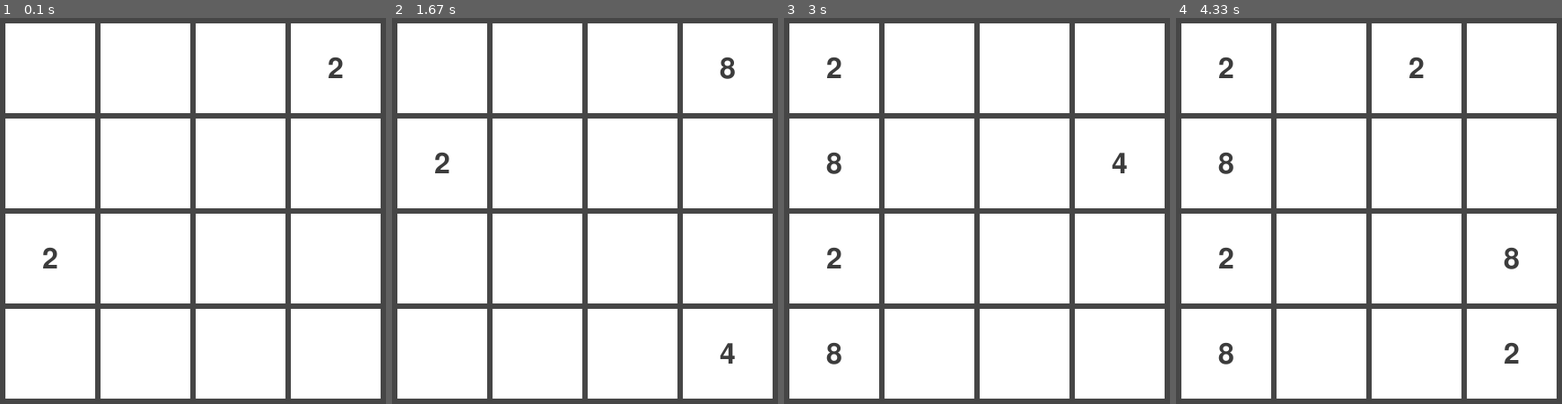
Above: before the commit, frames 1-4 (left to right).
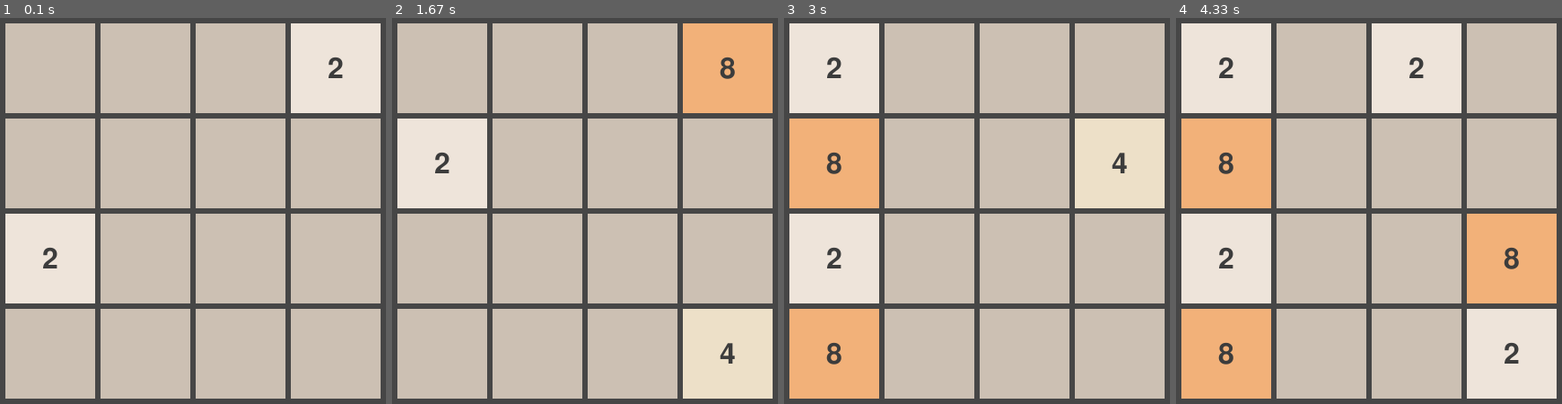
Above: after the commit, the same moments.

Repository: majamin/pygame-2048
Game: pygame game, started from main.py
Same seed, same stepped clock (60 frames per second), same inputs: the game is played once before the commit and once after it.
Inputs:
- Up to frame 1 (0.1 s): no input
- Up to frame 2 (1.67 s): hold Right 0.33-0.8 s; hold Up 0.83-1.13 s; hold Right 1.17-1.63 s
- Up to frame 3 (3 s): hold Left 1.67-2.2 s; hold Down 2.23-2.53 s; hold Left 2.57-2.97 s
- Up to frame 4 (4.33 s): hold Up 3-3.37 s; hold Down 3.4-4.03 s; hold Down from 4.07 s (still down)

The runs differ from the first frame. In frame 1, 86% of the frame differs, in the area x 1-99%, y 1-99%; in frame 2, 86%; in frame 3, 86%; in frame 4, 86%.

Commit message:
improve the colors

Diff:
--- a/main.py
+++ b/main.py
@@ -29,23 +29,18 @@
 
 # Colors for each tile
 COLORS = {
-    0: (255, 255, 255),
-    2: (231, 4, 255),
-    4: (219, 6, 255),
-    8: (207, 8, 255),
-    16: (195, 10, 255),
-    32: (183, 12, 255),
-    64: (171, 14, 255),
-    128: (159, 16, 255),
-    256: (147, 18, 255),
-    512: (135, 110, 255),
-    1024: (123, 121, 255),
-    2048: (111, 132, 255),
-    4096: (99, 143, 255),
-    8192: (87, 154, 255),
-    16384: (75, 165, 255),
-    32768: (63, 176, 255),
-    65536: (51, 187, 255),
+    0: (204, 192, 179),
+    2: (238, 228, 218),
+    4: (237, 224, 200),
+    8: (242, 177, 121),
+    16: (245, 149, 99),
+    32: (246, 124, 95),
+    64: (246, 94, 59),
+    128: (237, 207, 114),
+    256: (237, 204, 97),
+    512: (237, 200, 80),
+    1024: (237, 197, 63),
+    2048: (237, 194, 46),
 }
 
 # Text for each tile
@@ -62,11 +57,6 @@
     512: "512",
     1024: "1024",
     2048: "2048",
-    4096: "4096",
-    8192: "8192",
-    16384: "16384",
-    32768: "32768",
-    65536: "65536",
 }
 
 # Directions
@@ -117,7 +107,7 @@
 def draw_board(window_surface, board):
     for i in range(GRID_SIZE):
         for j in range(GRID_SIZE):
-            draw_cell(window_surface, i, j, CELL_COLOR, TEXT[board[i][j]])
+            draw_cell(window_surface, i, j, COLORS[board[i][j]], TEXT[board[i][j]])
 
 
 # function to mirror the board horizontally or vertically
